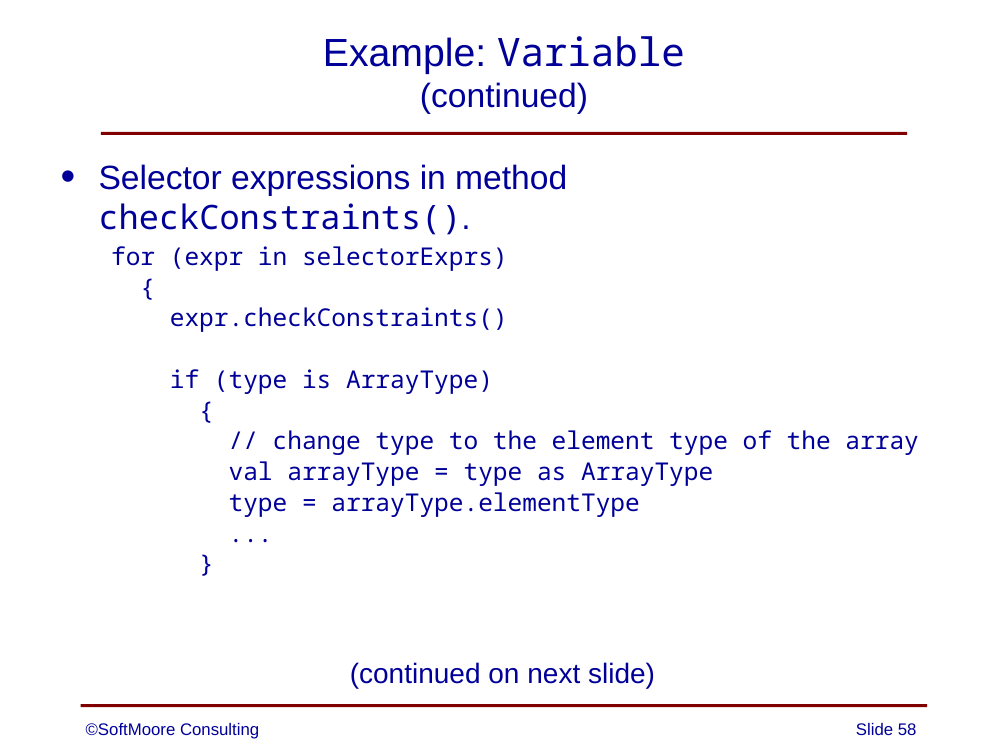
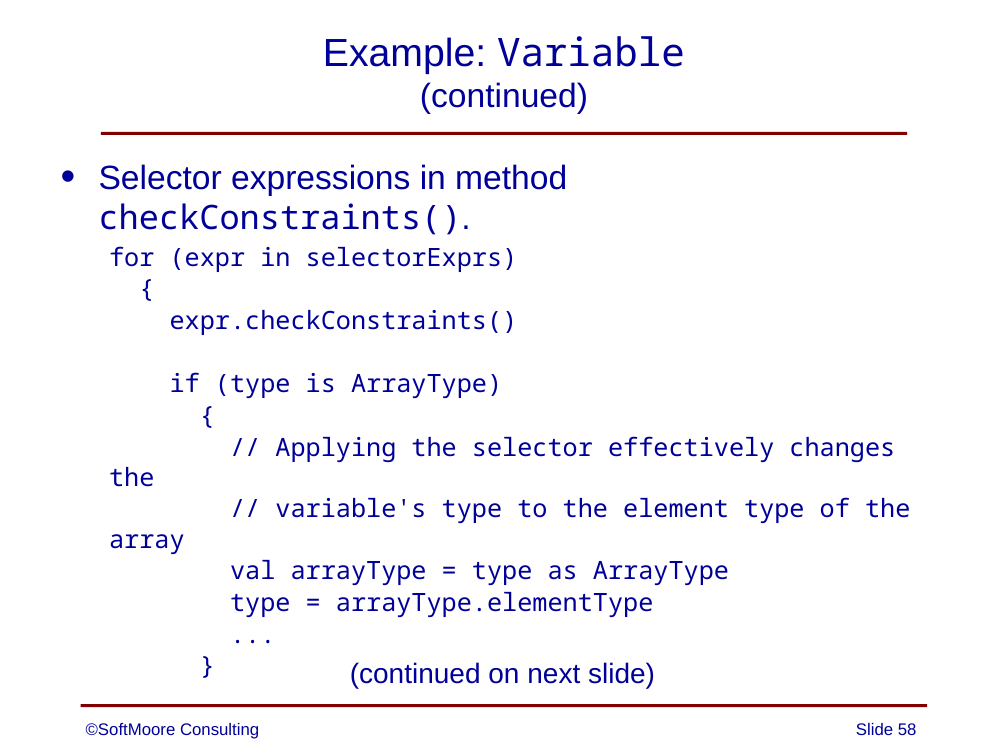
Before and after one commit to SoftMoore/CPRL-Kt-2nd, a slide deck: slide 58 of PowerPoints/08 - Abstract Syntax Trees.pptx. Drawn at 1008x756 pixels with LibreOffice and Linux fonts; fonts in the diff are those of the drawing. Boxes give left, top, right and bottom in pixels: in the first picture for what was removed or moved away, otherwise in the second. Text is boxed around its words. In the diff, an @@ line names an element or a change of style, - is before the commit and + after.

```diff
--- a/PowerPoints/08 - Abstract Syntax Trees.pptx
+++ b/PowerPoints/08 - Abstract Syntax Trees.pptx
@@ text at bbox=[109, 246, 729, 617]: size 17.5 to 18 pt in "for (expr in selectorExprs)", "{", "expr.checkConstraints()", "if (type is ArrayType)" and 5 more places; indent changed @@
@@ text at bbox=[109, 436, 910, 554]: text changed; size 17.5 to 18 pt @@
-  // change type to the element type of the array
+  // Applying the selector effectively changes the
+  // variable's type to the element type of the array
```
Also in this commit, not shown: 12 other slides changed.
